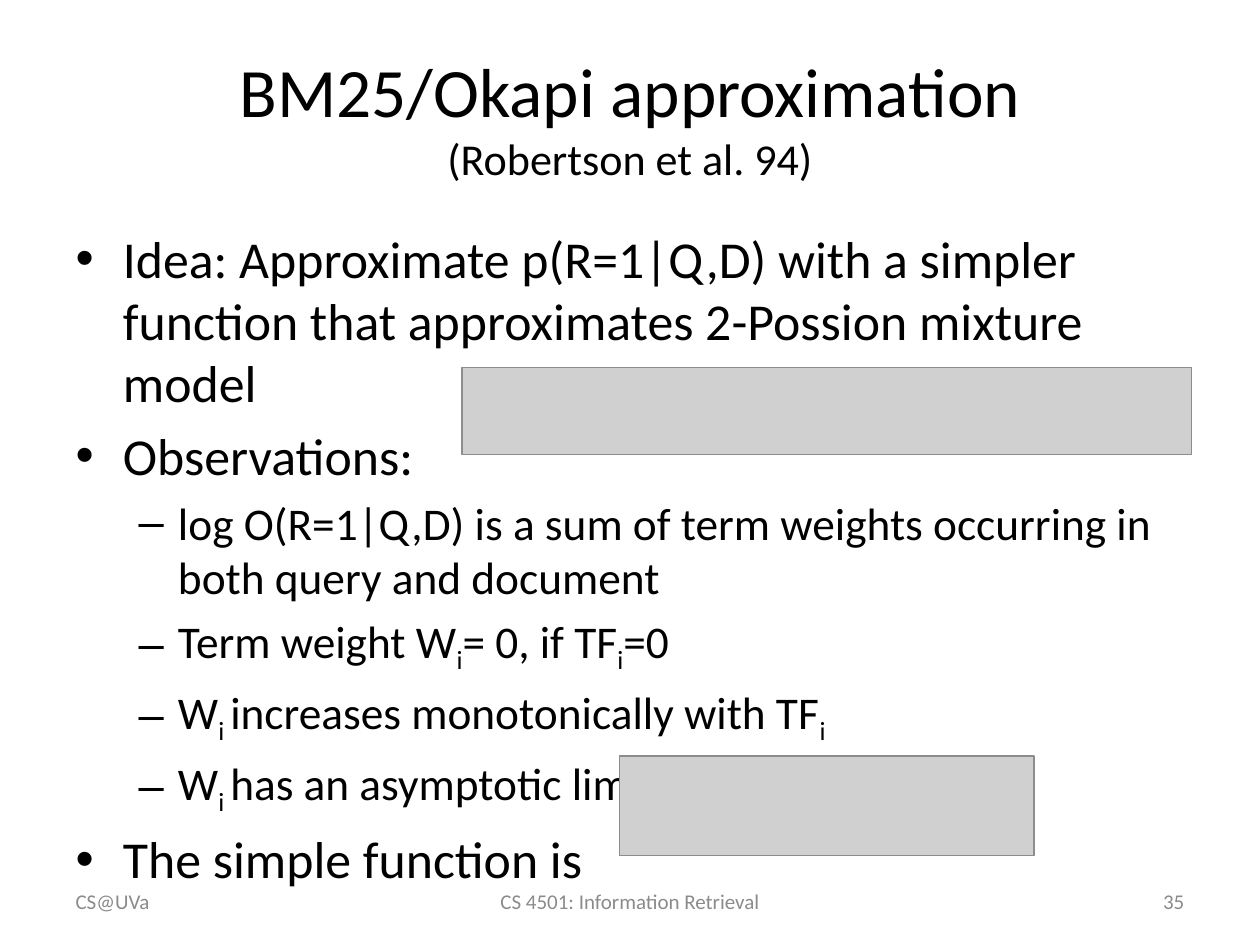
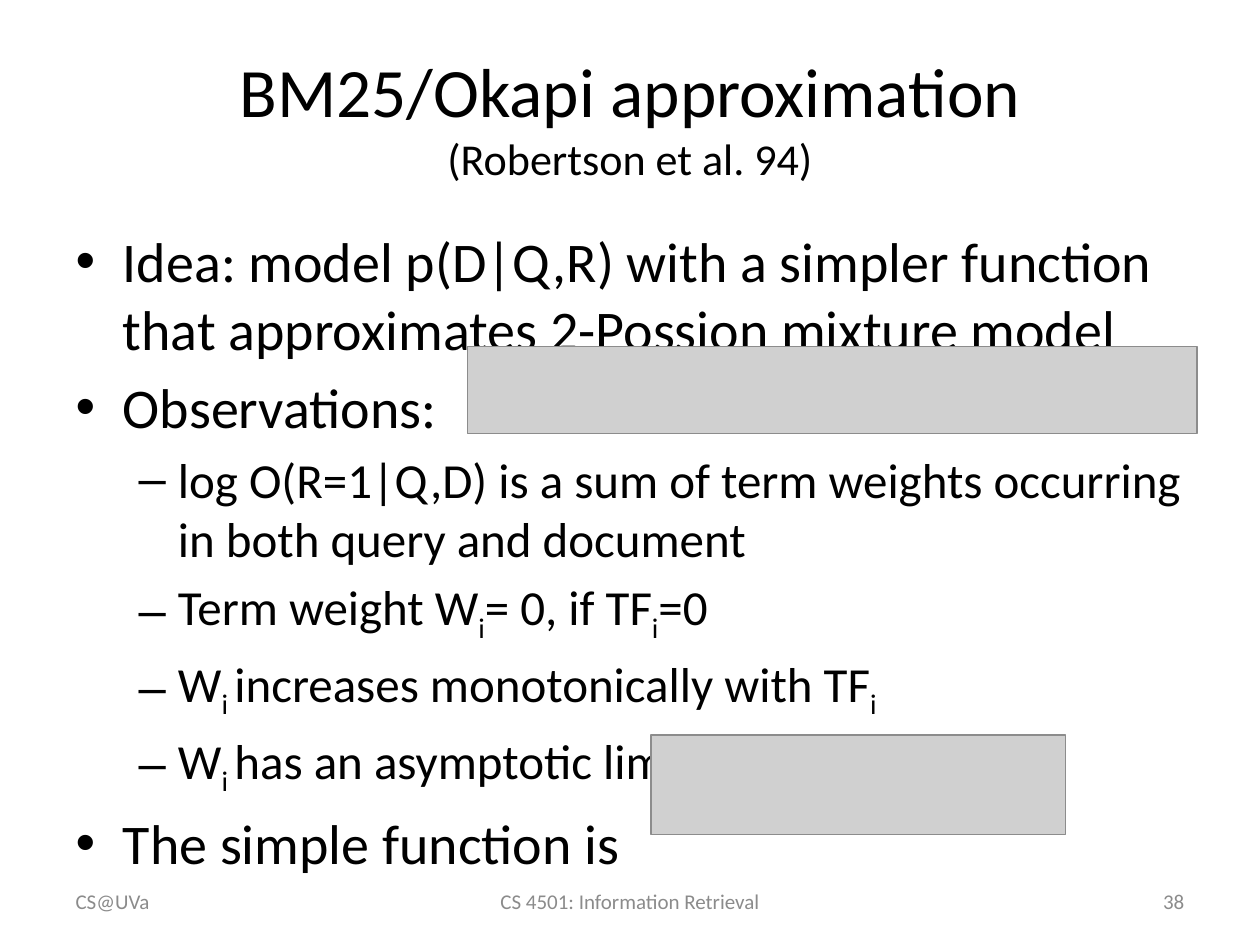
Before and after one commit to wang296/IR2015, a slide deck: slide 38 of docs/Probabilistic Ranking Principle.pptx (slide 35 before the commit). Drawn at 1260x945 pixels with LibreOffice and Linux fonts; fonts in the diff are those of the drawing; grey boxes stand for pictures. Boxes give left, top, right and bottom in pixels: in the first picture for what was removed or moved away, otherwise in the second. Text is boxed around its words. In the diff, an @@ line names an element or a change of style, - is before the commit and + after.

Commit message:
language models

```diff
--- a/docs/Probabilistic Ranking Principle.pptx
+++ b/docs/Probabilistic Ranking Principle.pptx
@@ text at [123, 241, 1152, 363]: text changed; size 29.6 to 32 pt @@
-• Idea: Approximate p(R=1|Q,D) with a simpler function that approximates 2-Possion mixture model
+• Idea: model p(D|Q,R) with a simpler function that approximates 2-Possion mixture model
@@ picture: place and size @@
-picture at [462, 368, 1192, 455]
+picture at [467, 346, 1197, 433]
@@ text at [123, 389, 1181, 873]: size 29.6 to 32 pt in "Observations:", "The simple function is"; size 25.9 to 28 pt in "log O(R=1|Q,D) is a sum of term ...", "Term weight Wi= 0, if TFi=0", "Wi increases monotonically with TFi", "Wi has an asymptotic limit" @@
@@ picture: place and size @@
-picture at [620, 756, 1034, 856]
+picture at [651, 735, 1066, 834]
@@ page number at [1163, 895, 1184, 909]: text changed @@
-35
+38
```
Also in this commit, not shown: 2 other slides changed, 3 slides added, 4 other files.
